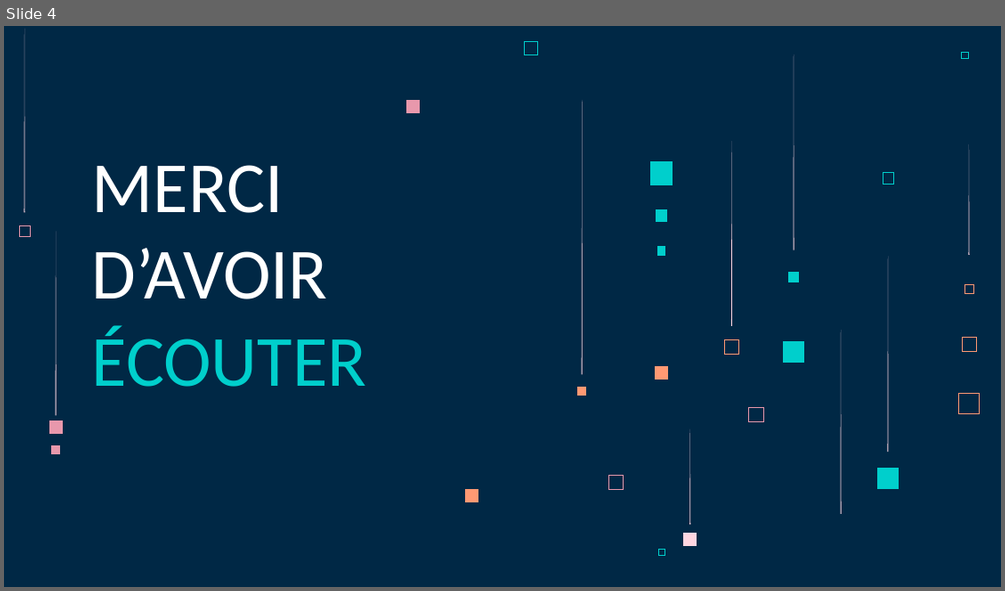
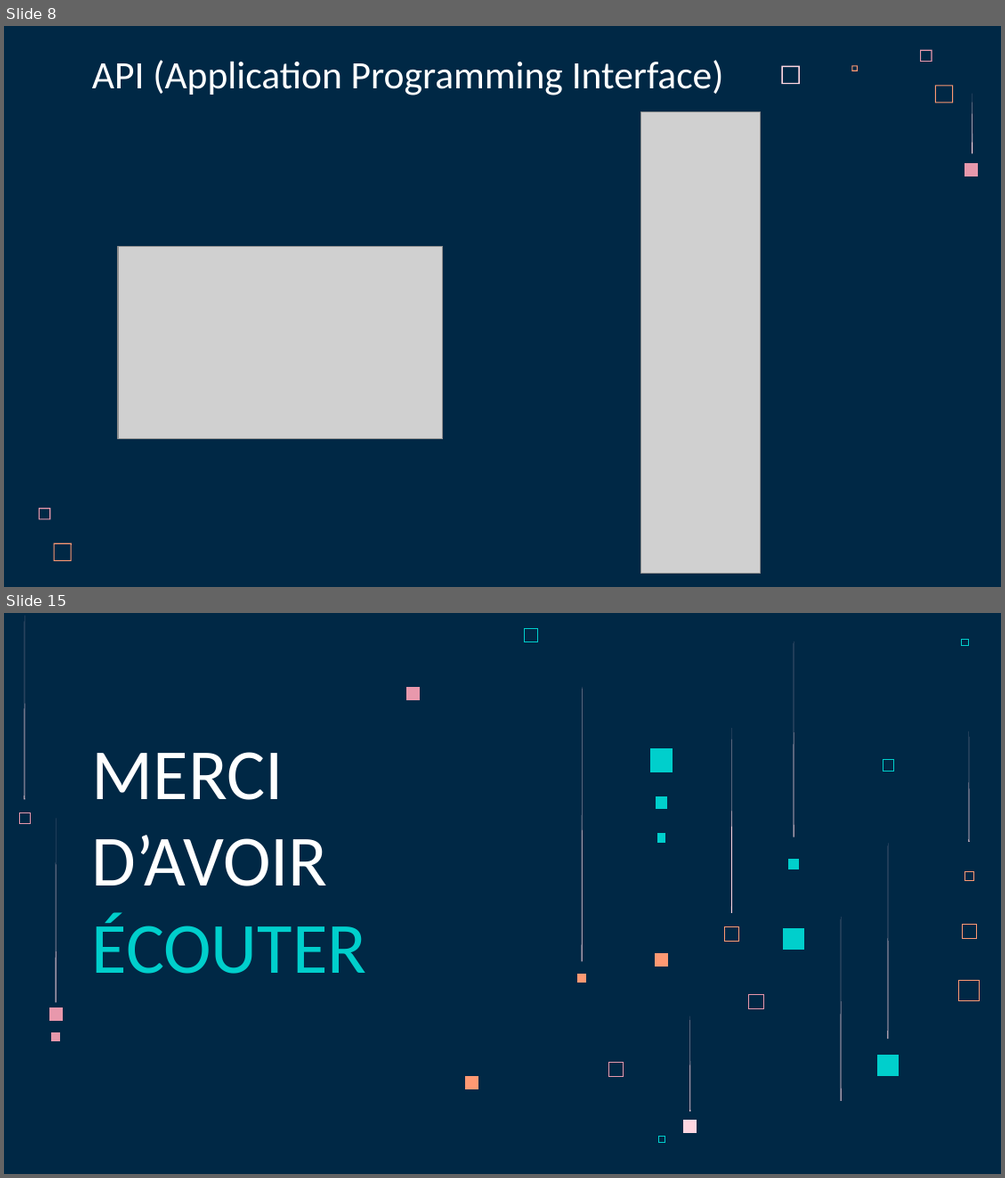
Before and after one commit to LoicSERRE/Projet-annuel-BUT3, a slide deck: Revue de projet/Diapo revue de projet.pptx. Shown one above the other, each under a label of ours: slide 4 before the commit, slides 8 and 15 after it; the slides between them are not shown. The pictures are 1005x591 and 1005x1178 pixels, drawn with LibreOffice and Linux fonts; fonts in the diff are those of the drawing; grey boxes stand for pictures. Boxes give left, top, right and bottom in pixels: in the first picture for what was removed or moved away, otherwise in the second. Text is boxed around its words. In the diff, an @@ line names an element or a change of style, - is before the commit and + after.

```diff
--- a/Revue de projet/Diapo revue de projet.pptx
+++ b/Revue de projet/Diapo revue de projet.pptx
@@ slide 8 added at (4, 26, 1001, 587), background #002845 @@
@@ freeform shape added at (920, 50, 932, 62), fill #E898AC @@
@@ title added at (92, 60, 724, 95), 28 pt, text #FFFFFF @@
+API (Application Programming Interface)
@@ freeform shape added at (782, 66, 800, 84), fill #FFD6E1 @@
@@ freeform shape added at (851, 66, 858, 72), fill #FF9973 @@
@@ freeform shape added at (935, 85, 953, 103), fill #FF9973 @@
@@ freeform shape added at (972, 94, 973, 154), fill #FFD6E1 @@
@@ picture added at (641, 111, 760, 572) @@
@@ freeform shape added at (965, 162, 978, 176), fill #E898AC @@
@@ picture added at (118, 247, 443, 439) @@
@@ freeform shape added at (39, 507, 51, 519), fill #E898AC @@
@@ freeform shape added at (54, 543, 72, 561), fill #FF9973 @@
@@ what was slide 4 is now slide 15 @@
```
Also in this commit, not shown: 2 slides changed, 11 other slides added, 1 slide removed.
